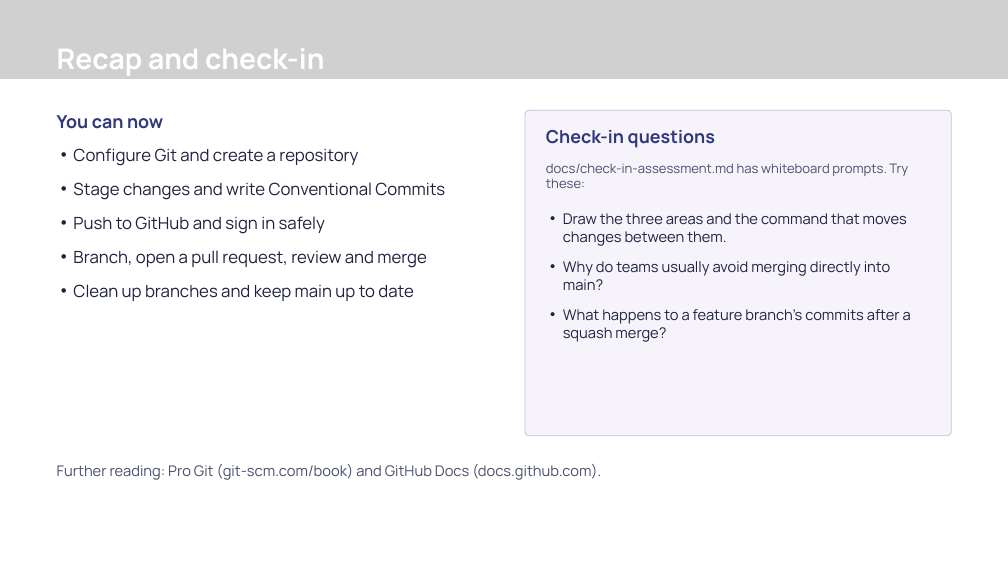
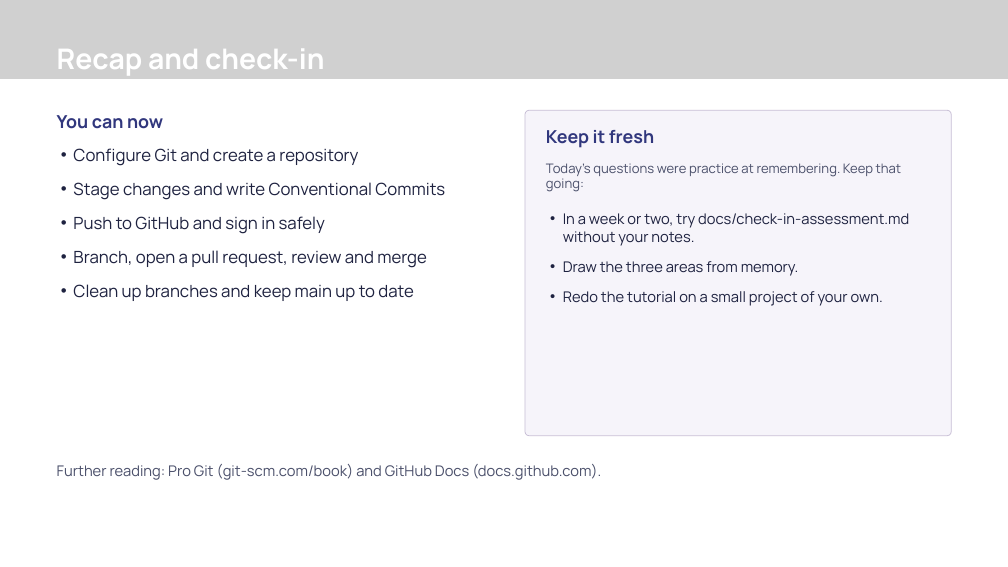
Before and after one commit to Revolution-Data-Platforms/Introduction-to-Git-Workshop, a slide deck: slide 50 of presentation/introduction-to-git-workshop.pptx (slide 30 before the commit). Drawn at 1008x567 pixels with LibreOffice and Linux fonts; fonts in the diff are those of the drawing; grey boxes stand for pictures; background and template pictures are left out. Boxes give left, top, right and bottom in pixels: in the first picture for what was removed or moved away, otherwise in the second. Text is boxed around its words. In the diff, an @@ line names an element or a change of style, - is before the commit and + after.

```diff
--- a/presentation/introduction-to-git-workshop.pptx
+++ b/presentation/introduction-to-git-workshop.pptx
@@ text at (546, 130, 654, 148): text changed @@
-Check-in questions
+Keep it fresh
@@ text at (546, 163, 902, 192): text changed @@
-docs/check-in-assessment.md has whiteboard prompts. Try these:
+Today's questions were practice at remembering. Keep that going:
@@ text at (563, 213, 909, 306): text changed @@
-• Draw the three areas and the command that moves changes between them.
-• Why do teams usually avoid merging directly into main?
-• What happens to a feature branch's commits after a squash merge?
+• In a week or two, try docs/check-in-assessment.md without your notes.
+• Draw the three areas from memory.
+• Redo the tutorial on a small project of your own.
```
Also in this commit, not shown: 2 other slides changed, 20 slides added, 5 other files.
